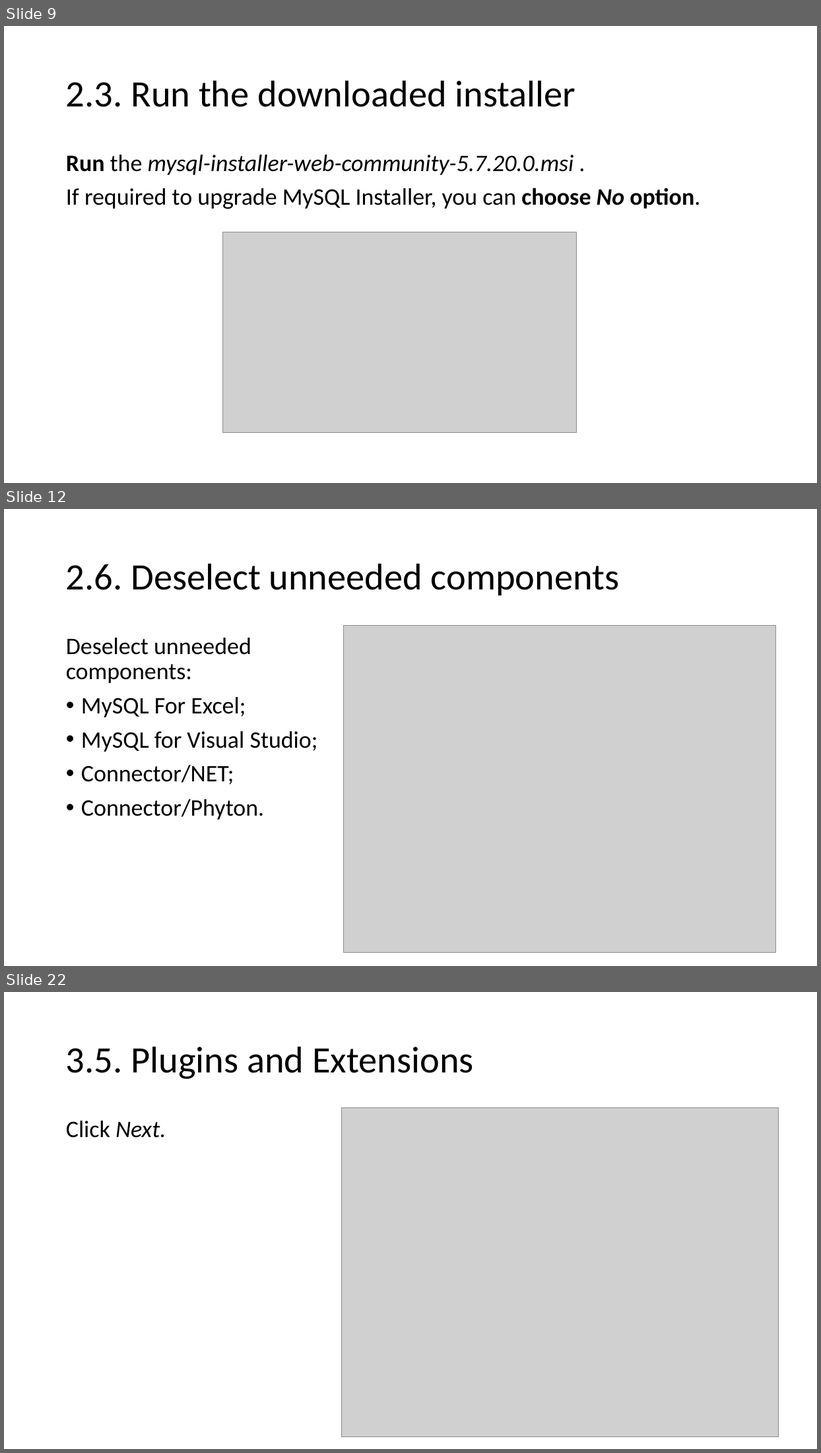
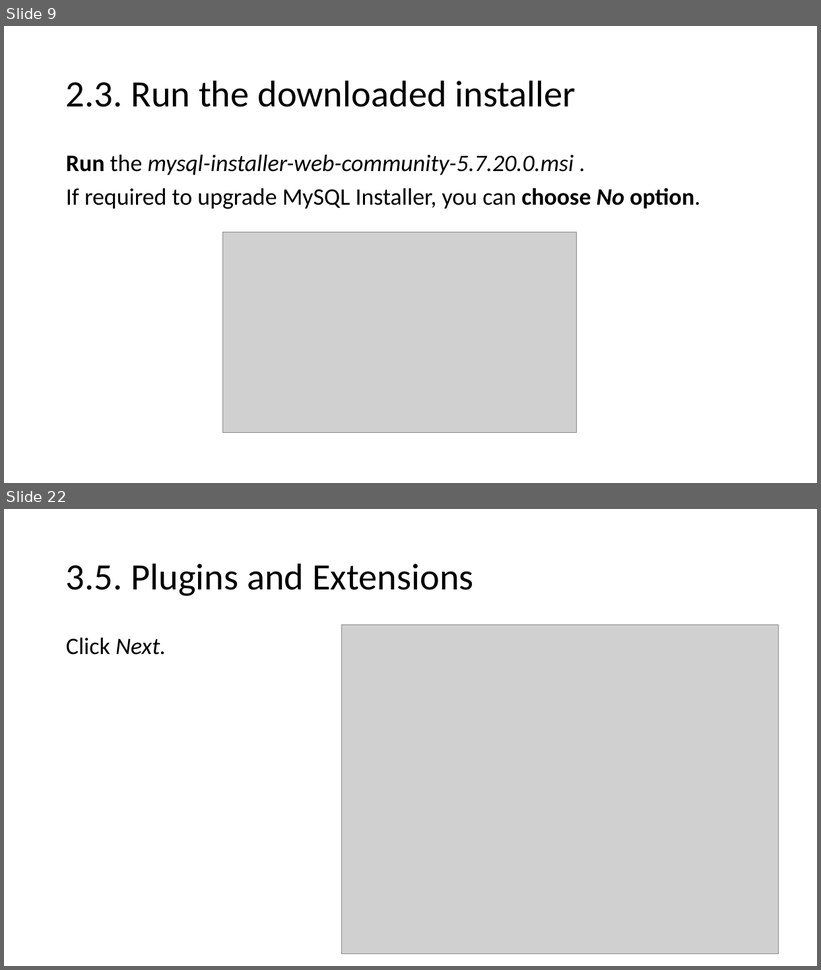
Before and after one commit to aolins/pbc, a slide deck: javadb/resources/Installing MySQL .pptx. Shown one above the other, each under a label of ours: slides 9, 12 and 22 before the commit, slides 9 and 22 after it; the slides between them are not shown. The pictures are 821x1453 and 821x970 pixels, drawn with LibreOffice and Linux fonts; fonts in the diff are those of the drawing; grey boxes stand for pictures. Boxes give left, top, right and bottom in pixels: in the first picture for what was removed or moved away, otherwise in the second. Text is boxed around its words. In the diff, an @@ line names an element or a change of style, - is before the commit and + after.

```diff
--- a/javadb/resources/Installing MySQL .pptx
+++ b/javadb/resources/Installing MySQL .pptx
@@ slide 12 removed at [4,509,817,966], background #FFFFFF @@
@@ title removed at [66,563,619,595] @@
-2.6. Deselect unneeded components
@@ picture removed at [343,626,776,953] @@
@@ text removed at [66,638,318,820] @@
-Deselect unneeded components:
-• MySQL For Excel;
-• MySQL for Visual Studio;
-• Connector/NET;
-• Connector/Phyton.
```
Also in this commit, not shown: 13 slides changed, 1 slide added, 1 other slide removed.
